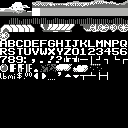
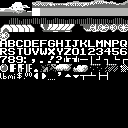
Two versions of the same layered image (128 x 128). Layer-by-layer changes:
painted on "patternB.bmp" over [43, 64, 128, 72]
